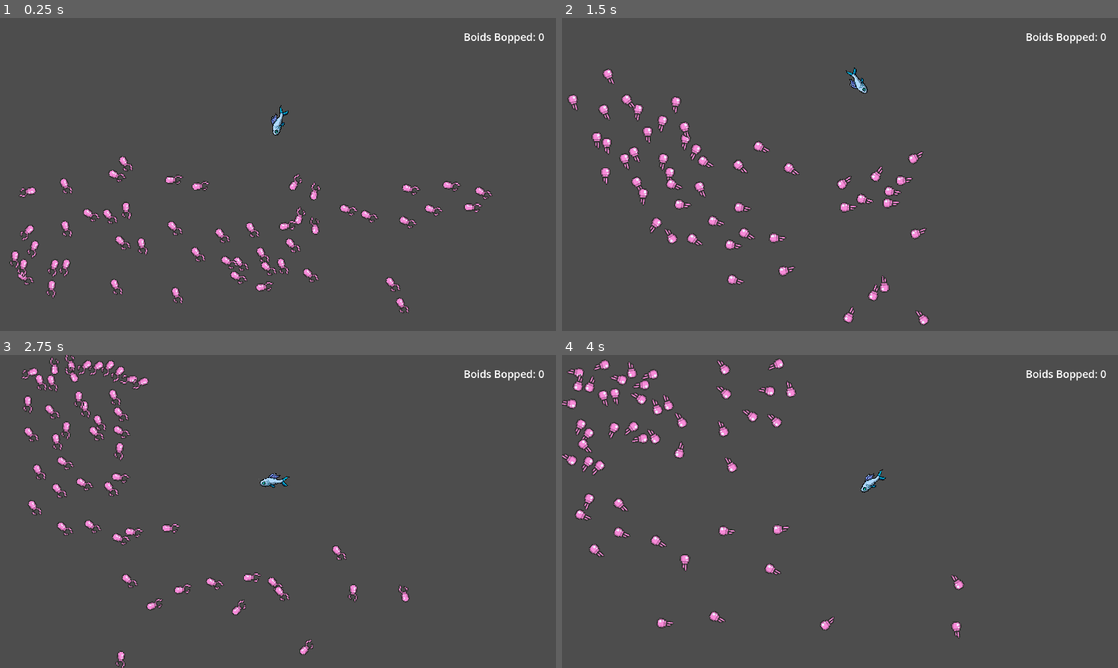
Above: before the commit, frames 1-4 (two rows, left to right).
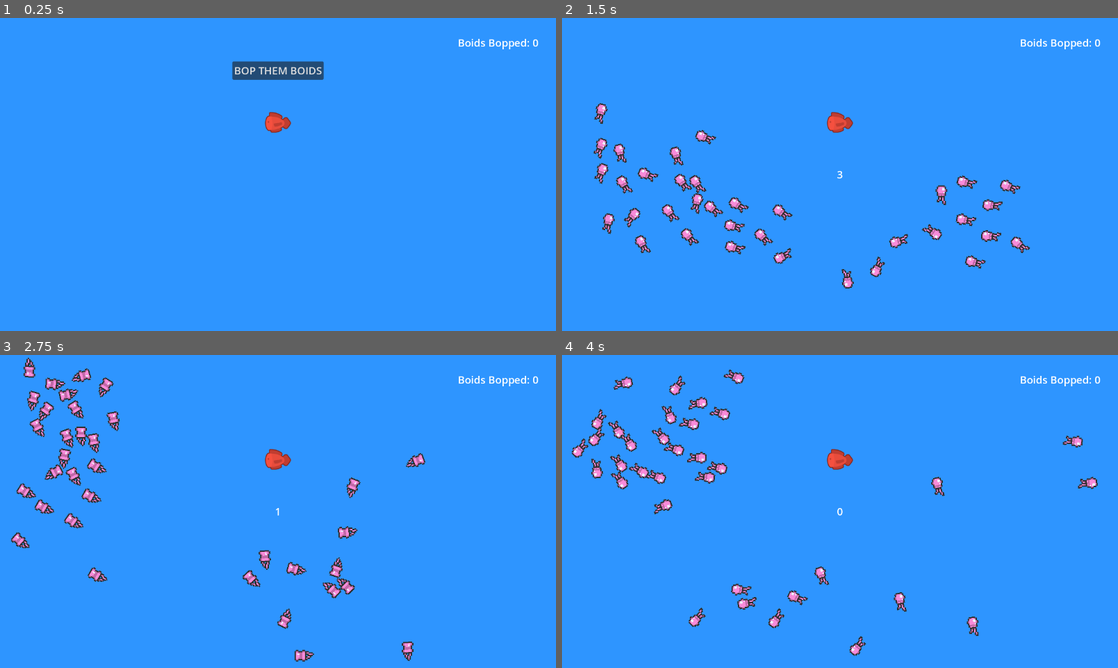
Above: after the commit, the same moments.

Repository: Applehand/flocking-sim-godot
Game: Godot game, scene res://scenes/main.tscn
Same seed, same stepped clock (60 frames per second), same inputs: the game is played once before the commit and once after it. The engine's default icon, where the game draws it, is replaced by a stand-in: a white triangle on a blue panel in a dark square.
Inputs (mouse positions are in pixels of both pictures, inside the frame that each line leads up to):
- Up to frame 1 (0.25 s): no input
- Up to frame 2 (1.5 s): click (840, 71) at 0.5 s, where only the run after the commit has a clickable "BOP THEM BOIDS"; move the mouse to (962, 158) at 1.27 s; hold Space (dash) from 1.28 s (still down)
- Up to frame 3 (2.75 s): move the mouse to (166, 527) at 2.02 s; release Space (dash) at 2.03 s; tap Space (dash) at 2.1 s
- Up to frame 4 (4 s): move the mouse to (895, 442) at 2.77 s; hold Space (dash) 2.78-3.53 s; move the mouse to (812, 574) at 3.52 s; tap Space (dash) at 3.6 s

The runs differ from the first frame. In frame 1, 100% of the frame differs, in the area x 0-100%, y 0-100%; in frame 2, 100%; in frame 3, 100%; in frame 4, 100%.

Commit message:
submitted version
submitted for game jam

Diff:
--- a/project.godot
+++ b/project.godot
@@ -17,8 +17,9 @@
 
 [display]
 
-window/size/viewport_width=1920
-window/size/viewport_height=1080
+window/size/viewport_width=1280
+window/size/viewport_height=720
+window/size/resizable=false
 window/stretch/mode="viewport"
 window/stretch/aspect="expand"
 
--- a/resources/main_theme.tres
+++ /dev/null
@@ -1,3 +0,0 @@
-[gd_resource type="Theme" format=3 uid="uid://ufxi2spsyi6h"]
-
-[resource]
--- a/scenes/Boid.tscn
+++ b/scenes/Boid.tscn
@@ -1,17 +1,18 @@
-[gd_scene load_steps=19 format=3 uid="uid://dvv1j1nmdj4et"]
+[gd_scene load_steps=20 format=3 uid="uid://dvv1j1nmdj4et"]
 
 [ext_resource type="Script" path="res://scripts/Boid.gd" id="1_rcn3p"]
 [ext_resource type="Texture2D" uid="uid://ctv02fgv56iar" path="res://resources/Jellyfish Sprite Sheet.png" id="2_0tnwt"]
+[ext_resource type="AudioStream" uid="uid://dq8q8sxbp3p" path="res://resources/pop-39222.mp3" id="3_e437x"]
 
 [sub_resource type="CircleShape2D" id="CircleShape2D_2kkgw"]
-radius = 319.056
+radius = 219.002
 
 [sub_resource type="CircleShape2D" id="CircleShape2D_fpqhn"]
-radius = 76.0066
+radius = 54.037
 
 [sub_resource type="CapsuleShape2D" id="CapsuleShape2D_y4ht1"]
-radius = 20.0
-height = 40.0
+radius = 14.0
+height = 42.0
 
 [sub_resource type="AtlasTexture" id="AtlasTexture_7gdb7"]
 atlas = ExtResource("2_0tnwt")
@@ -107,10 +108,11 @@
 }],
 "loop": false,
 "name": &"die",
-"speed": 5.0
+"speed": 15.0
 }]
 
 [node name="Boid" type="RigidBody2D"]
+process_mode = 3
 rotation = 1.5708
 max_contacts_reported = 4
 contact_monitor = true
@@ -127,13 +129,19 @@
 shape = SubResource("CircleShape2D_fpqhn")
 
 [node name="BodyCollision" type="CollisionShape2D" parent="."]
+rotation = 1.5708
 shape = SubResource("CapsuleShape2D_y4ht1")
 
 [node name="AnimatedSprite2D" type="AnimatedSprite2D" parent="."]
-position = Vector2(-1, 2)
-scale = Vector2(4, 4)
+rotation = 1.5708
+scale = Vector2(3, 3)
 sprite_frames = SubResource("SpriteFrames_j4gxq")
+animation = &"die"
 autoplay = "default"
+
+[node name="AudioStreamPlayer2D" type="AudioStreamPlayer2D" parent="."]
+unique_name_in_owner = true
+stream = ExtResource("3_e437x")
 
 [connection signal="body_entered" from="." to="." method="_on_body_entered"]
 [connection signal="body_entered" from="VisualRange" to="." method="_on_visual_range_entered"]
--- a/scenes/main.tscn
+++ b/scenes/main.tscn
@@ -1,9 +1,8 @@
-[gd_scene load_steps=9 format=3 uid="uid://dpyt08hhukwp5"]
+[gd_scene load_steps=8 format=3 uid="uid://dpyt08hhukwp5"]
 
 [ext_resource type="Script" path="res://scripts/main.gd" id="1_d3sgk"]
 [ext_resource type="PackedScene" uid="uid://dh1ltvja45grq" path="res://scenes/player.tscn" id="2_g0xw7"]
 [ext_resource type="PackedScene" uid="uid://b8e2nar26evr6" path="res://scenes/ui_main.tscn" id="2_raeft"]
-[ext_resource type="PackedScene" uid="uid://b4u1f2kqnm6ic" path="res://scenes/ui_menu.tscn" id="3_cgps1"]
 
 [sub_resource type="RectangleShape2D" id="RectangleShape2D_86cxv"]
 
@@ -14,37 +13,78 @@
 [sub_resource type="RectangleShape2D" id="RectangleShape2D_mcioo"]
 
 [node name="main" type="Node2D"]
-process_mode = 1
+process_mode = 3
 script = ExtResource("1_d3sgk")
+num_boids = 35
 
-[node name="CanvasLayer" type="CanvasLayer" parent="."]
+[node name="BackgroundCanvas" type="CanvasLayer" parent="."]
+layer = -1
 
-[node name="ui_main" parent="CanvasLayer" instance=ExtResource("2_raeft")]
+[node name="Control" type="Control" parent="BackgroundCanvas"]
+layout_mode = 3
+anchors_preset = 15
+anchor_right = 1.0
+anchor_bottom = 1.0
+grow_horizontal = 2
+grow_vertical = 2
 
-[node name="ui_menu" parent="CanvasLayer" instance=ExtResource("3_cgps1")]
+[node name="ColorRect" type="ColorRect" parent="BackgroundCanvas/Control"]
+layout_mode = 1
+anchors_preset = 15
+anchor_right = 1.0
+anchor_bottom = 1.0
+grow_horizontal = 2
+grow_vertical = 2
+color = Color(0.180392, 0.584314, 1, 1)
+
+[node name="UICanvas" type="CanvasLayer" parent="."]
+
+[node name="ui_main" parent="UICanvas" instance=ExtResource("2_raeft")]
 
 [node name="LeftBorder" type="StaticBody2D" parent="."]
+collision_layer = 3
 constant_linear_velocity = Vector2(5, 2.08165e-12)
 
 [node name="CollisionShape2D" type="CollisionShape2D" parent="LeftBorder"]
 shape = SubResource("RectangleShape2D_86cxv")
 
 [node name="TopBorder" type="StaticBody2D" parent="."]
+collision_layer = 3
 constant_linear_velocity = Vector2(2.08165e-12, 10)
 
 [node name="CollisionShape2D" type="CollisionShape2D" parent="TopBorder"]
 shape = SubResource("RectangleShape2D_jju1f")
 
 [node name="RightBorder" type="StaticBody2D" parent="."]
+collision_layer = 3
 constant_linear_velocity = Vector2(-5, 2.08165e-12)
 
 [node name="CollisionShape2D" type="CollisionShape2D" parent="RightBorder"]
 shape = SubResource("RectangleShape2D_ccfog")
 
 [node name="BottomBorder" type="StaticBody2D" parent="."]
+collision_layer = 3
 constant_linear_velocity = Vector2(2.08165e-12, -5)
 
 [node name="CollisionShape2D" type="CollisionShape2D" parent="BottomBorder"]
 shape = SubResource("RectangleShape2D_mcioo")
 
 [node name="player" parent="." instance=ExtResource("2_g0xw7")]
+process_mode = 1
+
+[node name="StartTimer" type="Timer" parent="."]
+wait_time = 4.0
+one_shot = true
+
+[node name="EndTimer" type="Timer" parent="."]
+wait_time = 20.0
+one_shot = true
+
+[node name="ScoreTimer" type="Timer" parent="."]
+wait_time = 3.0
+
+[node name="Node" type="Node" parent="."]
+
+[connection signal="timeout" from="StartTimer" to="." method="_on_start_timer_timeout"]
+[connection signal="timeout" from="EndTimer" to="." method="_on_end_timer_timeout"]
+[connection signal="timeout" from="ScoreTimer" to="." method="_on_score_timer_timeout"]
--- a/scenes/player.tscn
+++ b/scenes/player.tscn
@@ -1,32 +1,22 @@
 [gd_scene load_steps=4 format=3 uid="uid://dh1ltvja45grq"]
 
 [ext_resource type="Script" path="res://scripts/player.gd" id="1_hmxu5"]
-[ext_resource type="Texture2D" uid="uid://b3kdt4nv7yx3b" path="res://resources/player_fish.png" id="2_hw6ln"]
+[ext_resource type="Texture2D" uid="uid://bcvrbbmlfk0ob" path="res://resources/fishTile_079.png" id="2_yplac"]
 
 [sub_resource type="CapsuleShape2D" id="CapsuleShape2D_uhuou"]
-radius = 17.0
-height = 54.0
+radius = 19.0
+height = 38.0
 
 [node name="player" type="CharacterBody2D"]
+collision_mask = 2
 motion_mode = 1
 script = ExtResource("1_hmxu5")
 
 [node name="CollisionShape2D" type="CollisionShape2D" parent="."]
-position = Vector2(-22, 4)
+position = Vector2(-14, 2)
 rotation = 1.5708
 shape = SubResource("CapsuleShape2D_uhuou")
 
 [node name="Sprite2D" type="Sprite2D" parent="."]
-position = Vector2(-3, -4)
-rotation = 0.265545
-scale = Vector2(0.15, 0.15)
-texture = ExtResource("2_hw6ln")
-
-[node name="DashTimer" type="Timer" parent="."]
-
-[node name="StartTimer" type="Timer" parent="."]
-wait_time = 4.0
-autostart = true
-
-[connection signal="timeout" from="DashTimer" to="." method="_on_timer_timeout"]
-[connection signal="timeout" from="StartTimer" to="." method="_on_start_timer_timeout"]
+texture = ExtResource("2_yplac")
+flip_h = true
--- a/scenes/ui_main.tscn
+++ b/scenes/ui_main.tscn
@@ -1,4 +1,7 @@
-[gd_scene format=3 uid="uid://b8e2nar26evr6"]
+[gd_scene load_steps=3 format=3 uid="uid://b8e2nar26evr6"]
+
+[ext_resource type="Script" path="res://scripts/ui_main.gd" id="1_u5pu2"]
+[ext_resource type="AudioStream" uid="uid://dcht63sde24c4" path="res://resources/click-21156.mp3" id="2_vwo63"]
 
 [node name="ui_main" type="Control"]
 layout_mode = 3
@@ -7,8 +10,9 @@
 anchor_bottom = 1.0
 grow_horizontal = 2
 grow_vertical = 2
+script = ExtResource("1_u5pu2")
 
-[node name="MarginContainer" type="MarginContainer" parent="."]
+[node name="ScoreContainer" type="MarginContainer" parent="."]
 layout_mode = 1
 anchors_preset = 1
 anchor_left = 1.0
@@ -21,10 +25,53 @@
 theme_override_constants/margin_right = 40
 theme_override_constants/margin_bottom = 40
 
-[node name="Label" type="Label" parent="MarginContainer"]
+[node name="Label" type="Label" parent="ScoreContainer"]
 layout_mode = 2
 size_flags_horizontal = 0
-theme_override_font_sizes/font_size = 36
+theme_override_font_sizes/font_size = 24
 text = "Boids Bopped: 0"
 horizontal_alignment = 1
 vertical_alignment = 1
+
+[node name="StartButtonContainer" type="MarginContainer" parent="."]
+layout_mode = 1
+anchors_preset = 5
+anchor_left = 0.5
+anchor_right = 0.5
+offset_left = -20.0
+offset_right = 20.0
+offset_bottom = 40.0
+grow_horizontal = 2
+theme_override_constants/margin_top = 100
+
+[node name="Button" type="Button" parent="StartButtonContainer"]
+layout_mode = 2
+theme_override_font_sizes/font_size = 24
+text = "BOP THEM BOIDS"
+
+[node name="CountdownLabelContainer" type="MarginContainer" parent="."]
+visible = false
+layout_mode = 1
+anchors_preset = 8
+anchor_left = 0.5
+anchor_top = 0.5
+anchor_right = 0.5
+anchor_bottom = 0.5
+offset_left = -20.0
+offset_top = -20.0
+offset_right = 20.0
+offset_bottom = 20.0
+grow_horizontal = 2
+grow_vertical = 2
+
+[node name="Label" type="Label" parent="CountdownLabelContainer"]
+layout_mode = 2
+theme_override_font_sizes/font_size = 24
+text = "3.. 2.. 1.."
+horizontal_alignment = 1
+vertical_alignment = 1
+
+[node name="AudioStreamPlayer" type="AudioStreamPlayer" parent="."]
+stream = ExtResource("2_vwo63")
+
+[connection signal="pressed" from="StartButtonContainer/Button" to="." method="_on_button_pressed"]
--- a/scenes/ui_menu.tscn
+++ /dev/null
@@ -1,74 +0,0 @@
-[gd_scene load_steps=2 format=3 uid="uid://b4u1f2kqnm6ic"]
-
-[ext_resource type="Texture2D" uid="uid://d2bova7umpsta" path="res://icon.svg" id="1_iivkk"]
-
-[node name="ui_menu" type="Control"]
-visible = false
-layout_mode = 3
-anchors_preset = 0
-offset_left = 120.0
-offset_top = 80.0
-offset_right = 1800.0
-offset_bottom = 1000.0
-
-[node name="MarginContainer" type="MarginContainer" parent="."]
-layout_mode = 1
-anchors_preset = 15
-anchor_right = 1.0
-anchor_bottom = 1.0
-grow_horizontal = 2
-grow_vertical = 2
-theme_override_constants/margin_left = 120
-theme_override_constants/margin_top = 80
-theme_override_constants/margin_right = 120
-theme_override_constants/margin_bottom = 80
-
-[node name="CenterContainer" type="CenterContainer" parent="MarginContainer"]
-layout_mode = 2
-
-[node name="HBoxContainer" type="HBoxContainer" parent="MarginContainer/CenterContainer"]
-layout_mode = 2
-
-[node name="ButtonsMargin" type="MarginContainer" parent="MarginContainer/CenterContainer/HBoxContainer"]
-layout_mode = 2
-theme_override_constants/margin_left = 20
-theme_override_constants/margin_top = 20
-theme_override_constants/margin_right = 20
-theme_override_constants/margin_bottom = 20
-
-[node name="ButtonsVbox" type="VBoxContainer" parent="MarginContainer/CenterContainer/HBoxContainer/ButtonsMargin"]
-layout_mode = 2
-
-[node name="ArcadeButton" type="Button" parent="MarginContainer/CenterContainer/HBoxContainer/ButtonsMargin/ButtonsVbox"]
-layout_mode = 2
-size_flags_vertical = 4
-text = "Arcade"
-
-[node name="SandboxButton" type="Button" parent="MarginContainer/CenterContainer/HBoxContainer/ButtonsMargin/ButtonsVbox"]
-layout_mode = 2
-size_flags_vertical = 4
-text = "Sandbox"
-
-[node name="OptionsButton" type="Button" parent="MarginContainer/CenterContainer/HBoxContainer/ButtonsMargin/ButtonsVbox"]
-layout_mode = 2
-size_flags_vertical = 4
-text = "Options"
-
-[node name="ExitGameButton" type="Button" parent="MarginContainer/CenterContainer/HBoxContainer/ButtonsMargin/ButtonsVbox"]
-layout_mode = 2
-size_flags_vertical = 4
-text = "Exit Game"
-
-[node name="LogoMargin" type="MarginContainer" parent="MarginContainer/CenterContainer/HBoxContainer"]
-layout_mode = 2
-theme_override_constants/margin_left = 20
-theme_override_constants/margin_top = 20
-theme_override_constants/margin_right = 20
-theme_override_constants/margin_bottom = 20
-
-[node name="LogoCenter" type="CenterContainer" parent="MarginContainer/CenterContainer/HBoxContainer/LogoMargin"]
-layout_mode = 2
-
-[node name="LogoTexture" type="TextureRect" parent="MarginContainer/CenterContainer/HBoxContainer/LogoMargin/LogoCenter"]
-layout_mode = 2
-texture = ExtResource("1_iivkk")
--- a/scripts/Boid.gd
+++ b/scripts/Boid.gd
@@ -5,9 +5,10 @@
 @onready var visual_range = $VisualRange
 @onready var protected_range = $ProtectedRange
 @onready var sprite: AnimatedSprite2D = $AnimatedSprite2D
+@onready var body_collision = $BodyCollision
 
-@export var min_speed: int = 4
-@export var max_speed: int = 8
+@export var min_speed: int = 3
+@export var max_speed: int = 6
 @export var turning_speed: int = 2
 @export var separation_strength: float = 0.002
 @export var alignment_strength: float = 0.0025
@@ -105,7 +106,7 @@
 		linear_velocity.y = (linear_velocity.y/speed)*min_speed
 
 	# Sprite rotation update
-	sprite.rotation = lerp_angle(sprite.rotation, linear_velocity.angle(), 1)
+	rotation = lerp_angle(rotation, linear_velocity.angle(), 1)
 
 	# Final position update
 	position.x = position.x + linear_velocity.x
@@ -117,6 +118,7 @@
 		has_been_eaten = true
 		got_eaten.emit()
 		sprite.play('die')
+		%AudioStreamPlayer2D.playing = true
 
 
 func _on_death_anim_finished():
--- a/scripts/main.gd
+++ b/scripts/main.gd
@@ -4,18 +4,47 @@
 @onready var top_border = $TopBorder
 @onready var right_border = $RightBorder
 @onready var bottom_border = $BottomBorder
+@onready var ui_main = $UICanvas/ui_main
 @onready var player = $player
+@onready var start_timer = $StartTimer
+@onready var end_timer = $EndTimer
+@onready var score_timer = $ScoreTimer
 
-@export var num_boids: int = 50
+@export var num_boids: int = 100
 
 var score: int = 0
 var boid_scene: PackedScene = preload("res://scenes/Boid.tscn")
+var start_counting_down: bool = false
+var end_counting_down: bool = false
 
 
 func _ready() -> void:
+	ui_main.start_game.connect(start_game)
 	var viewport_rect := get_viewport_rect().size
 	var player_spawn_pos := Vector2(viewport_rect.x / 2, viewport_rect.y / 3)
+	player.position = player_spawn_pos
 
+
+func player_ate_boid():
+	score += 1
+	ui_main.change_score(score)
+
+
+func reset_game():
+	pass
+
+
+func spawn_boids(viewport_rect: Vector2):
+	for i in range(num_boids):
+		var boid: Boid = boid_scene.instantiate()
+		add_child(boid)
+
+		var boid_spawn_pos := Vector2(randi() % int(viewport_rect.x - 10), randi_range(viewport_rect.y / 2, viewport_rect.y))
+		boid.position = boid_spawn_pos
+		boid.got_eaten.connect(player_ate_boid)
+
+
+func set_borders(viewport_rect):
 	left_border.position.y = viewport_rect.y / 2
 	top_border.position.x = viewport_rect.x / 2
 	right_border.position.x = viewport_rect.x
@@ -28,23 +57,39 @@
 	top_border.get_node("CollisionShape2D").shape.size.x = viewport_rect.x
 	bottom_border.get_node("CollisionShape2D").shape.size.x = viewport_rect.x
 
-	player.position = player_spawn_pos
 
+func start_game():
+	var viewport_rect := get_viewport_rect().size
+	set_borders(viewport_rect)
 	spawn_boids(viewport_rect)
+	start_timer.start()
+	start_counting_down = true
 
 
-func player_ate_boid():
-	score += 1
-	print('Score: ', score)
+func _process(_delta):
+	if start_counting_down:
+		ui_main.change_countdown_text(int(start_timer.time_left))
+	if end_counting_down:
+		if end_timer.time_left < 5:
+			ui_main.countdown_label_container.visible = true
+			ui_main.change_countdown_text(int(end_timer.time_left))
 
-func reset_game():
-	pass
 
-func spawn_boids(viewport_rect: Vector2):
-	for i in range(num_boids):
-		var boid: Boid = boid_scene.instantiate()
-		add_child(boid)
+func _on_start_timer_timeout():
+	player.can_move = true
+	start_counting_down = false
+	ui_main.countdown_label_container.visible = false
+	end_timer.start()
+	end_counting_down = true
 
-		var boid_spawn_pos := Vector2(randi() % int(viewport_rect.x - 10), randi_range(viewport_rect.y / 2, viewport_rect.y))
-		boid.position = boid_spawn_pos
-		boid.got_eaten.connect(player_ate_boid)
+
+func _on_end_timer_timeout():
+	end_counting_down = false
+	get_tree().paused = true
+	score_timer.start()
+	ui_main.change_countdown_text('You bopped ' + str(score) + ' boids!')
+
+
+func _on_score_timer_timeout():
+	get_tree().paused = false
+	get_tree().change_scene_to_file("res://scenes/main.tscn")
--- a/scripts/player.gd
+++ b/scripts/player.gd
@@ -1,35 +1,24 @@
 extends CharacterBody2D
 
-@onready var dash_timer: Timer = $DashTimer
+@onready var sprite_2d = $Sprite2D
 
-@export var speed = 200
+@export var speed = 400
 
 var mouse_pos = null
-
-
-func _ready() -> void:
-	speed = 0
+var can_move: bool = false
 
 
 func _physics_process(_delta: float) -> void:
 	velocity = Vector2.ZERO
 	mouse_pos = get_global_mouse_position()
-	var direction = (mouse_pos - position).normalized()
-	velocity = direction * speed
-	move_and_slide()
+	if position.distance_to(mouse_pos) > 5 and can_move:
+		var direction = (mouse_pos - position).normalized()
+		velocity = direction * speed
+		move_and_slide()
 
-	rotation = lerp_angle(rotation, direction.angle(), 0.75) - deg_to_rad(120)
+		rotation = lerp_angle(rotation, direction.angle(), 0.75) - deg_to_rad(120)
 
-
-func _input(event: InputEvent) -> void:
-	if event.is_action_pressed("dash"):
-		dash_timer.start()
-		speed = 350
-
-
-func _on_dash_timer_timeout() -> void:
-	speed = 200
-
-
-func _on_start_timer_timeout() -> void:
-	speed = 200
+		if mouse_pos.x > position.x:
+			sprite_2d.flip_v = true
+		else:
+			sprite_2d.flip_v = false
--- /dev/null
+++ b/scripts/ui_main.gd
@@ -0,0 +1,23 @@
+extends Control
+
+signal start_game
+
+@onready var label = $ScoreContainer/Label
+@onready var start_button_container = $StartButtonContainer
+@onready var countdown_label_container = $CountdownLabelContainer
+@onready var countdown_label = $CountdownLabelContainer/Label
+@onready var audio_stream_player = $AudioStreamPlayer
+
+
+func change_score(score):
+	label.text = 'Boids Bopped: ' + str(score)
+
+
+func _on_button_pressed():
+	start_game.emit()
+	audio_stream_player.play()
+	start_button_container.visible = false
+	countdown_label_container.visible = true
+
+func change_countdown_text(text):
+	countdown_label.text = str(text)
Not shown, added: resources/click-21156.mp3.import
Binary file added: resources/fishTile_079.png
Not shown, changed: resources/fishTile_079.png.import
Binary file removed: resources/player_fish.png
Not shown, added: resources/pop-39222.mp3.import
Not shown, added: resources/click-21156.mp3
Not shown, added: resources/pop-39222.mp3
